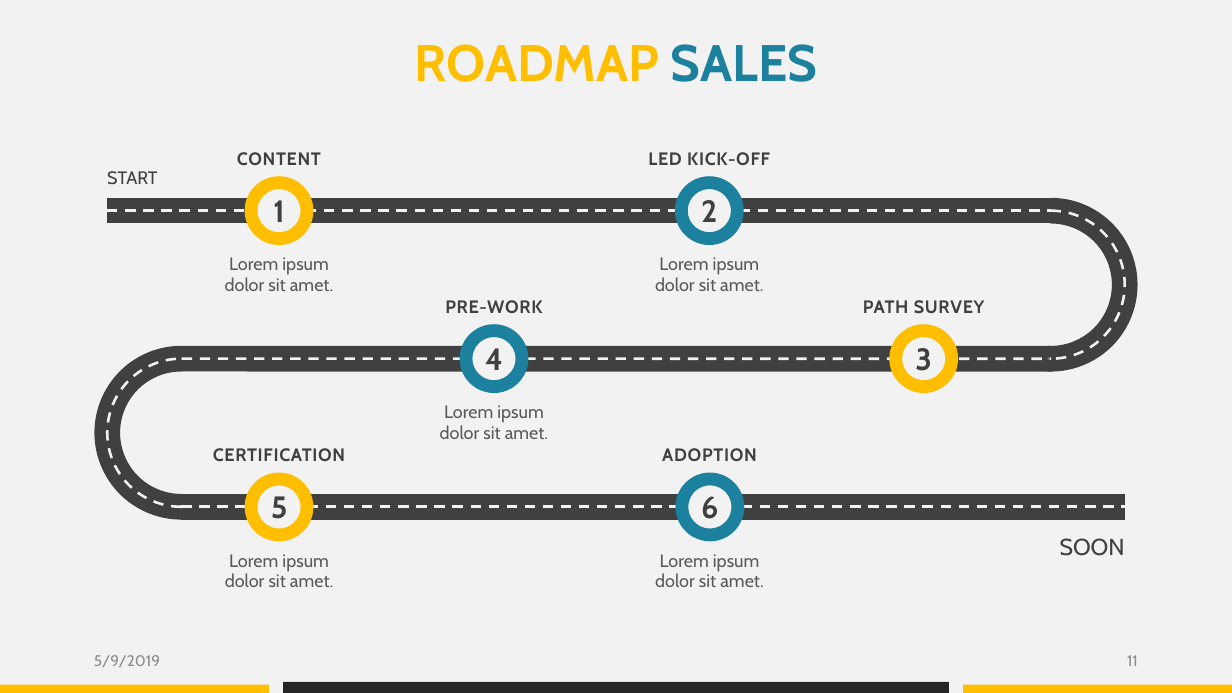
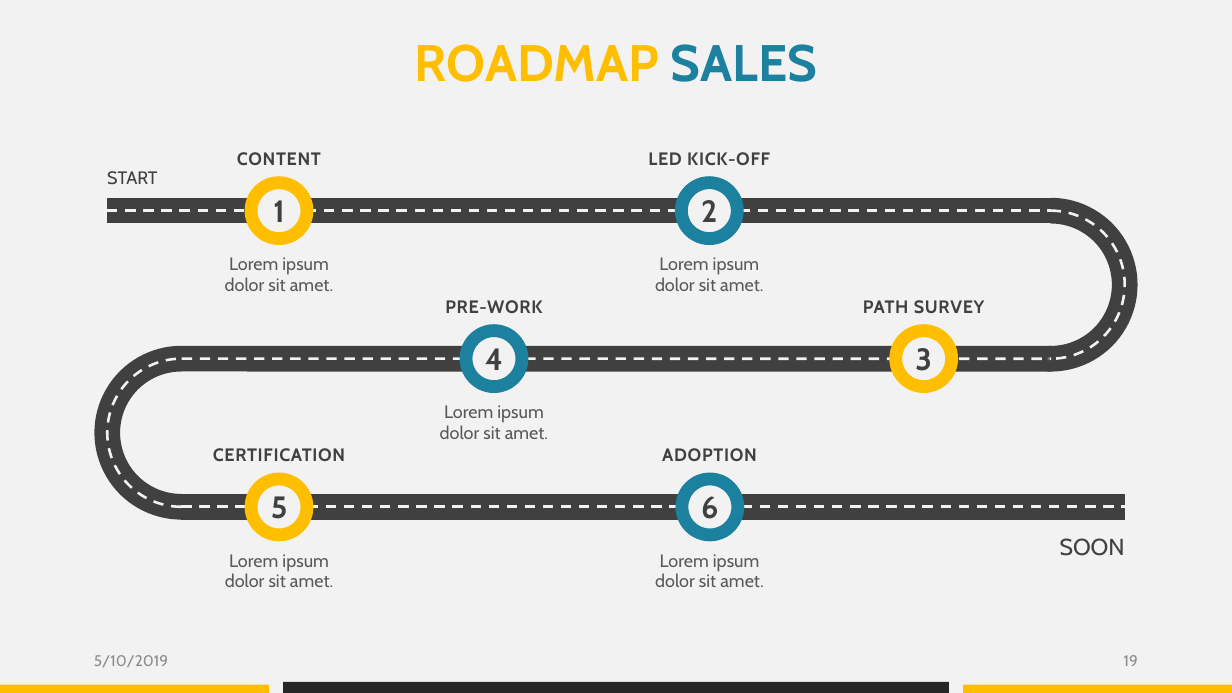
Before and after one commit to datascience-mobi/group-04-project-1-4, a slide deck: slide 19 of Folien Elias.pptx (slide 11 before the commit). Drawn at 1232x693 pixels with LibreOffice and Linux fonts; fonts in the diff are those of the drawing. Boxes give left, top, right and bottom in pixels: in the first picture for what was removed or moved away, otherwise in the second. Text is boxed around its words. In the diff, an @@ line names an element or a change of style, - is before the commit and + after.

```diff
--- a/Folien Elias.pptx
+++ b/Folien Elias.pptx
@@ text at (94,655,168,667): text changed @@
-5/9/2019
+5/10/2019
@@ page number at (1124,655,1138,666): text changed @@
-11
+19
```
Also in this commit, not shown: 10 other slides changed, 9 slides added, 1 slide removed.
